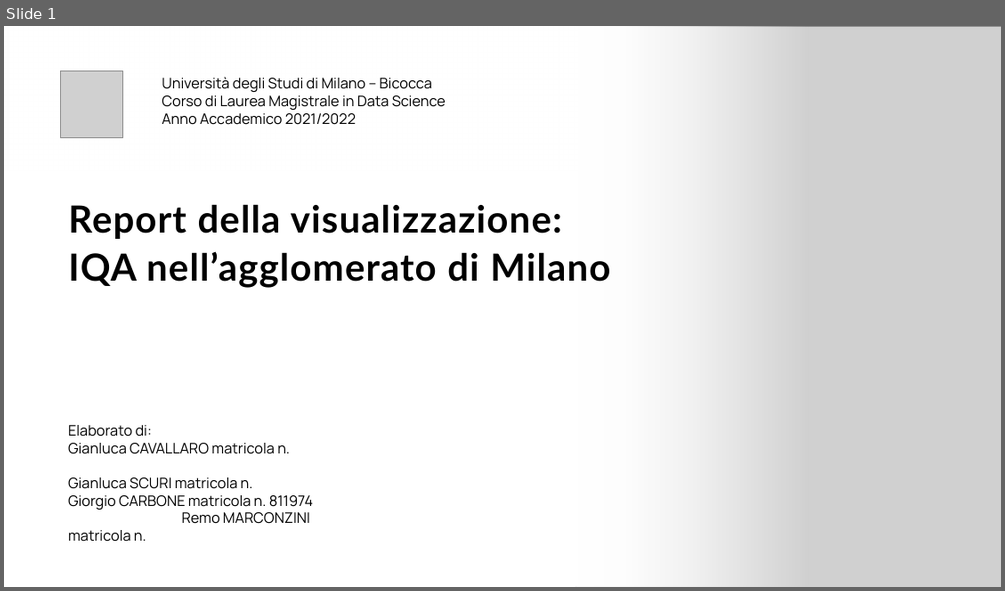
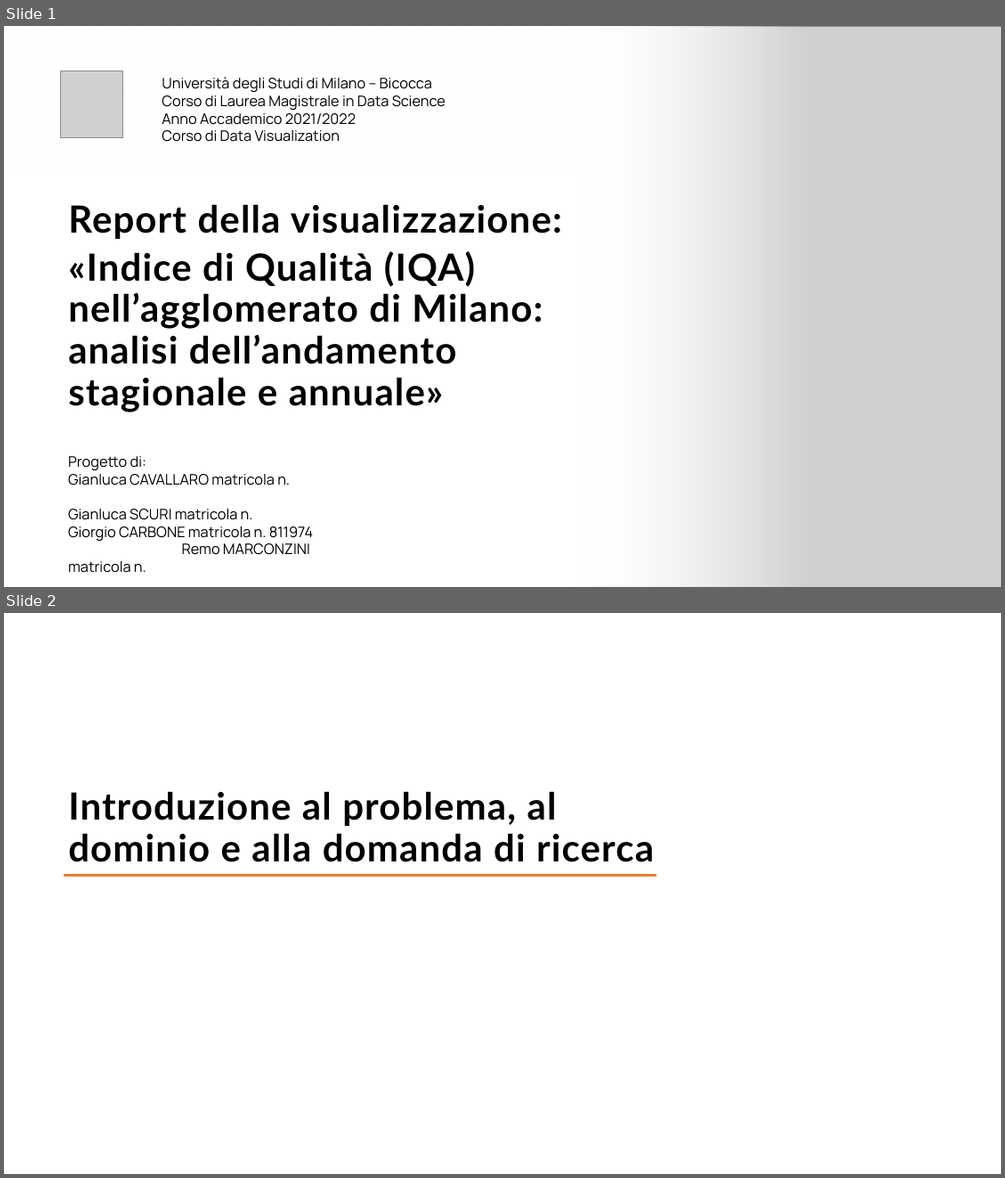
Before and after one commit to giocoal/air-quality-milano-interactive-data-visualization-tableau, a slide deck: Report/Report_progetto_Carbone_Cavallaro_Marconzini_Scuri.pptx. Shown one above the other, each under a label of ours: slide 1 before the commit, slides 1 and 2 after it. The pictures are 1005x591 and 1005x1178 pixels, drawn with LibreOffice and Linux fonts; fonts in the diff are those of the drawing; grey boxes stand for pictures. Boxes give left, top, right and bottom in pixels: in the first picture for what was removed or moved away, otherwise in the second. Text is boxed around its words. In the diff, an @@ line names an element or a change of style, - is before the commit and + after.

```diff
--- a/Report/Report_progetto_Carbone_Cavallaro_Marconzini_Scuri.pptx
+++ b/Report/Report_progetto_Carbone_Cavallaro_Marconzini_Scuri.pptx
@@ slide 2 added at (4, 613, 1001, 1174), background gradient #FFFFFF @@
@@ subtitle added at (68, 791, 654, 862), 36 pt, text #000000, bold @@
+Introduzione al problema, al dominio e alla domanda di ricerca
@@ line added from (64, 876) to (657, 876), #ED7D31 3 pt @@
@@ slide 1 changed as well @@
@@ text at (162, 130, 340, 142): paragraph added @@
+Corso di Data Visualization
@@ subtitle at (68, 251, 542, 412): text changed @@
-IQA nell’agglomerato di Milano
+«Indice di Qualità (IQA) nell’agglomerato di Milano: analisi dell’andamento stagionale e annuale»
@@ text "Progetto di:": place and size @@
-text "Progetto di:" at (68, 425, 313, 541)
+text "Progetto di:" at (68, 456, 313, 572)
@@ text at (68, 456, 146, 470): text changed @@
-Elaborato di:
+Progetto di:
```
Also in this commit, not shown: 5 other slides changed, 8 other slides added, 1 slide removed.
